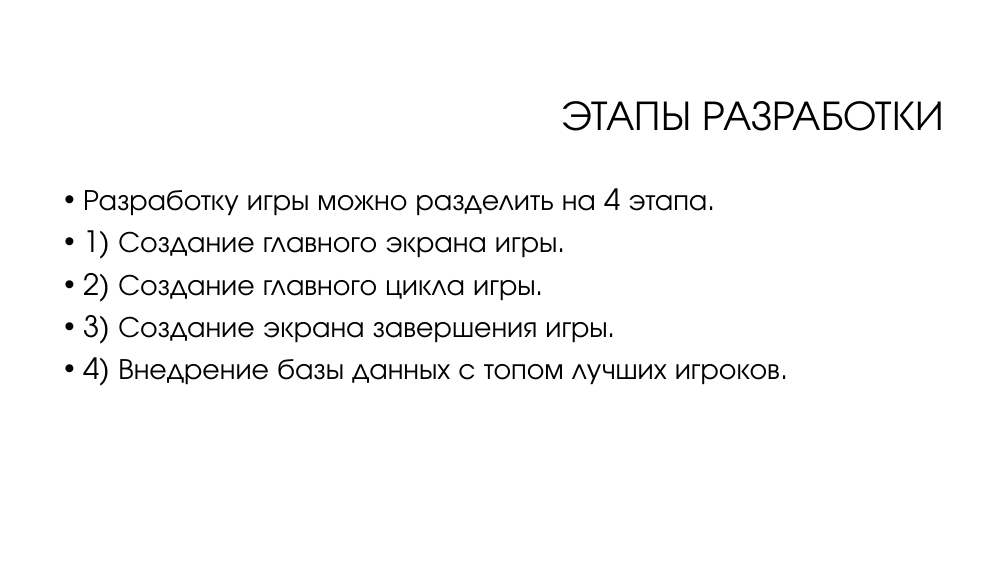
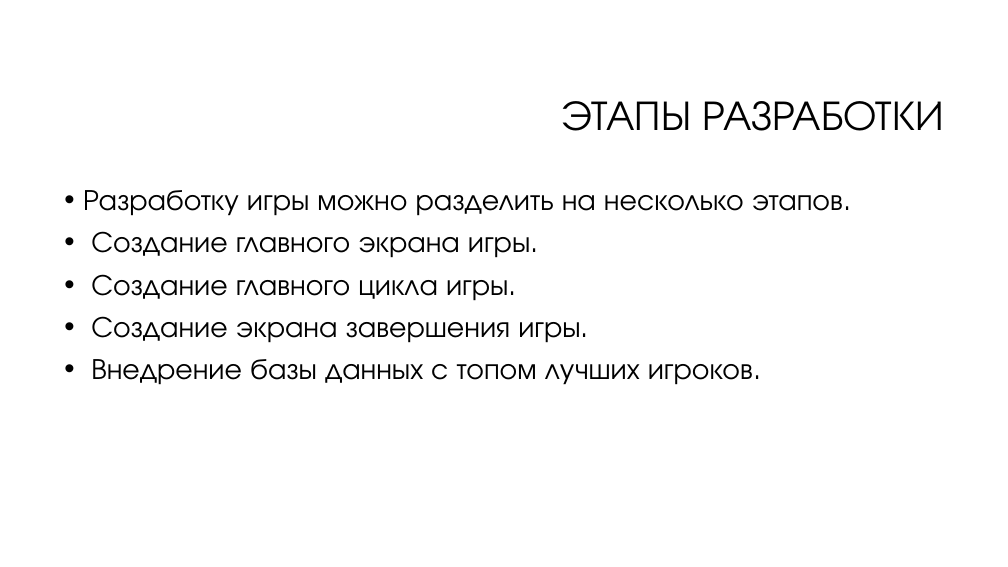
Before and after one commit to saaasssska/PyGame_snake, a slide deck: slide 5 of Documentation/змейка.pptx. Drawn at 1008x567 pixels with LibreOffice and Linux fonts; fonts in the diff are those of the drawing; background and template pictures are left out. Boxes give left, top, right and bottom in pixels: in the first picture for what was removed or moved away, otherwise in the second. Text is boxed around its words. In the diff, an @@ line names an element or a change of style, - is before the commit and + after.

```diff
--- a/Documentation/змейка.pptx
+++ b/Documentation/змейка.pptx
@@ text at <box>83,190,843,385</box>: text changed @@
-• Разработку игры можно разделить на 4 этапа.
-• 1) Создание главного экрана игры.
-• 2) Создание главного цикла игры.
-• 3) Создание экрана завершения игры.
-• 4) Внедрение базы данных с топом лучших игроков.
+• Разработку игры можно разделить на несколько этапов.
+• Создание главного экрана игры.
+• Создание главного цикла игры.
+• Создание экрана завершения игры.
+• Внедрение базы данных с топом лучших игроков.
```
Also in this commit, not shown: 1 other slide changed, 1 other file.
